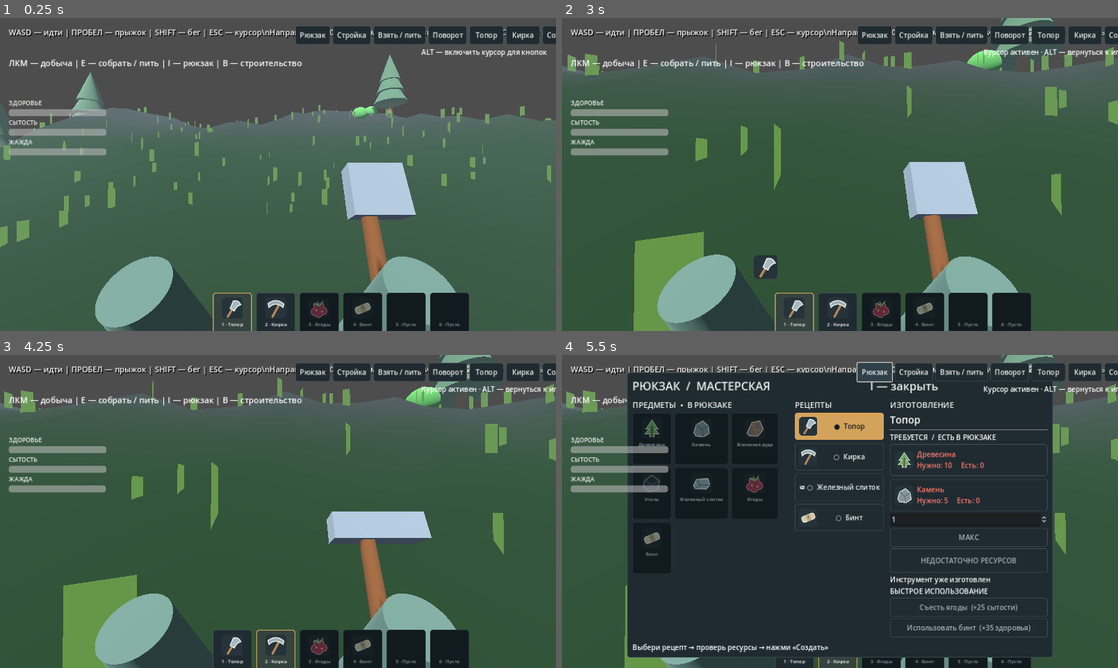
Above: before the commit, frames 1-4 (two rows, left to right).
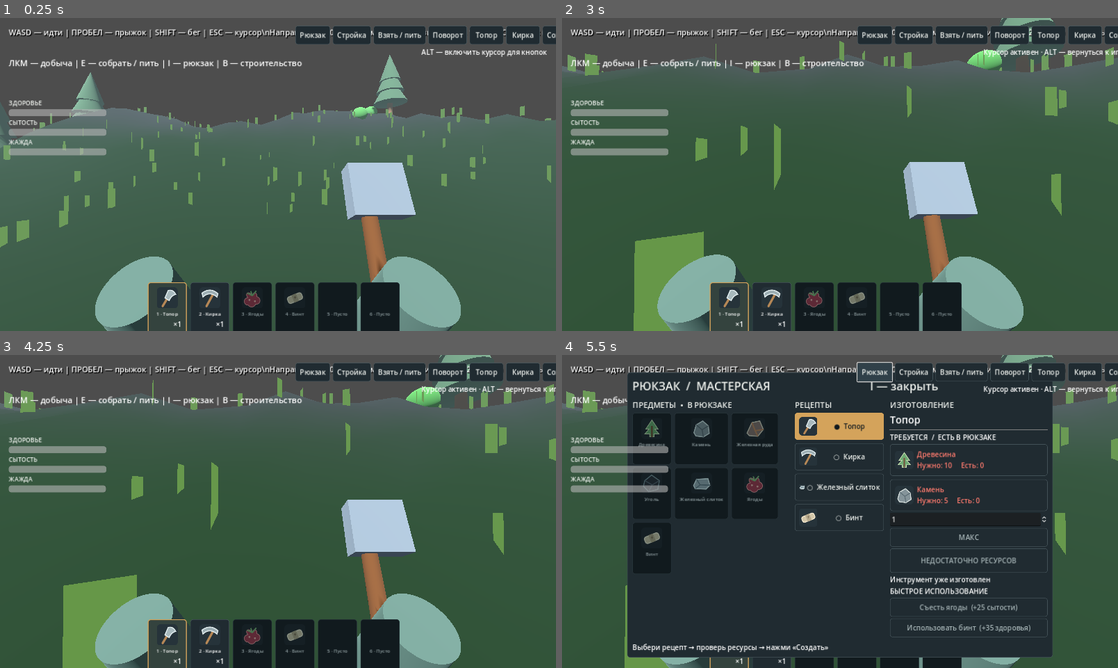
Above: after the commit, the same moments.

Repository: noval000/survival
Game: Godot game, scene res://scenes/Main.tscn
The game is run twice, just before and just after one commit, with the same random seed, the same clock (stepped at 60 frames per second) and the same inputs.
Inputs (mouse positions are in pixels of both pictures, inside the frame that each line leads up to):
- Up to frame 1 (0.25 s): no input
- Up to frame 2 (3 s): tap Enter at 0.5 s; move the mouse to (867, 174) at 0.52 s; hold Shift (sprint) 0.53-1.28 s; hold W (move_forward) 0.53-2.75 s; click (867, 174) at 0.67 s; tap Space (jump) at 0.77, 1.52 s; move the mouse to (812, 174) at 1.27 s; tap E at 1.35 s; move the mouse to (851, 168) at 2.02 s; tap Alt at 2.1 s; drag from (795, 318) to (673, 127) at 2.77 s
- Up to frame 3 (4.25 s): drag from (278, 655) to (305, 511) at 3.52 s
- Up to frame 4 (5.5 s): drag from (878, 655) to (756, 433) at 4.27 s; click "Рюкзак" at 5 s

The runs differ from the first frame. In frame 1, 4.9% of the frame differs, in the area x 26-85%, y 84-100%; in frame 2, 5.2%; in frame 3, 6.7%, in the area x 26-85%, y 46-100%; in frame 4, 0.9%.

Commit message:
Center six-slot survival hotbar across bottom of screen

Diff:
--- a/godot/scripts/InventoryUI.gd
+++ b/godot/scripts/InventoryUI.gd
@@ -61,8 +61,8 @@
     root.mouse_filter = Control.MOUSE_FILTER_IGNORE
     var hotbar := HBoxContainer.new()
     hotbar.set_anchors_preset(Control.PRESET_CENTER_BOTTOM)
-    hotbar.position = Vector2(-150, -88)
-    hotbar.add_theme_constant_override("separation", 10)
+    hotbar.position = Vector2(-300, -112)
+    hotbar.add_theme_constant_override("separation", 8)
     root.add_child(hotbar)
     for index in range(6):
         var slot = SLOT.new()
